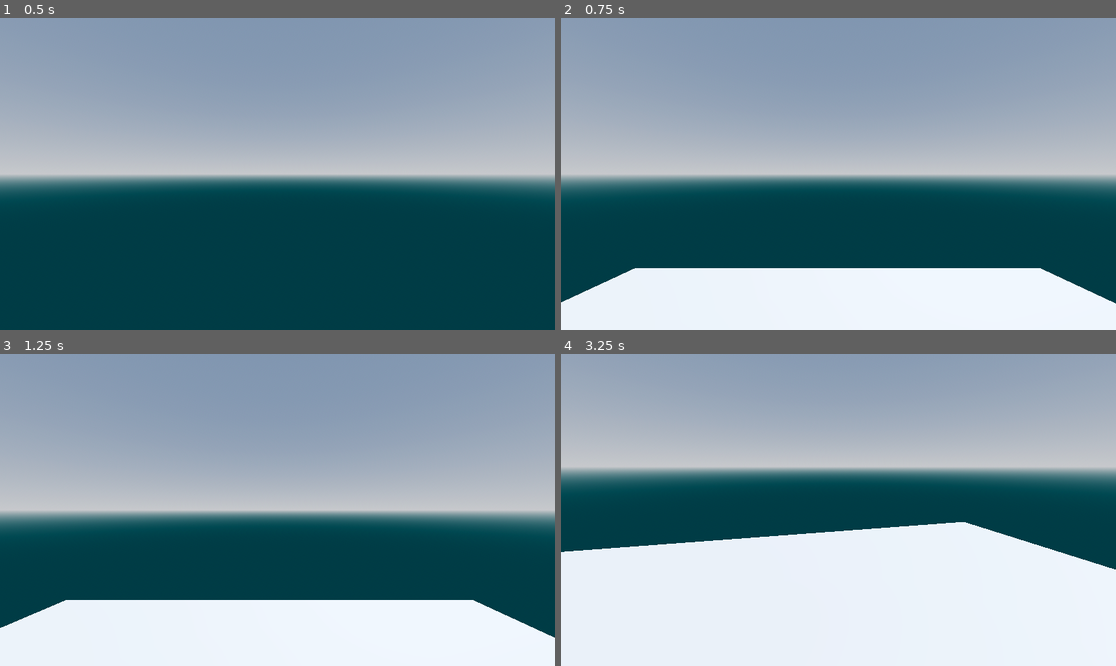
Above: before the commit, frames 1-4 (two rows, left to right).
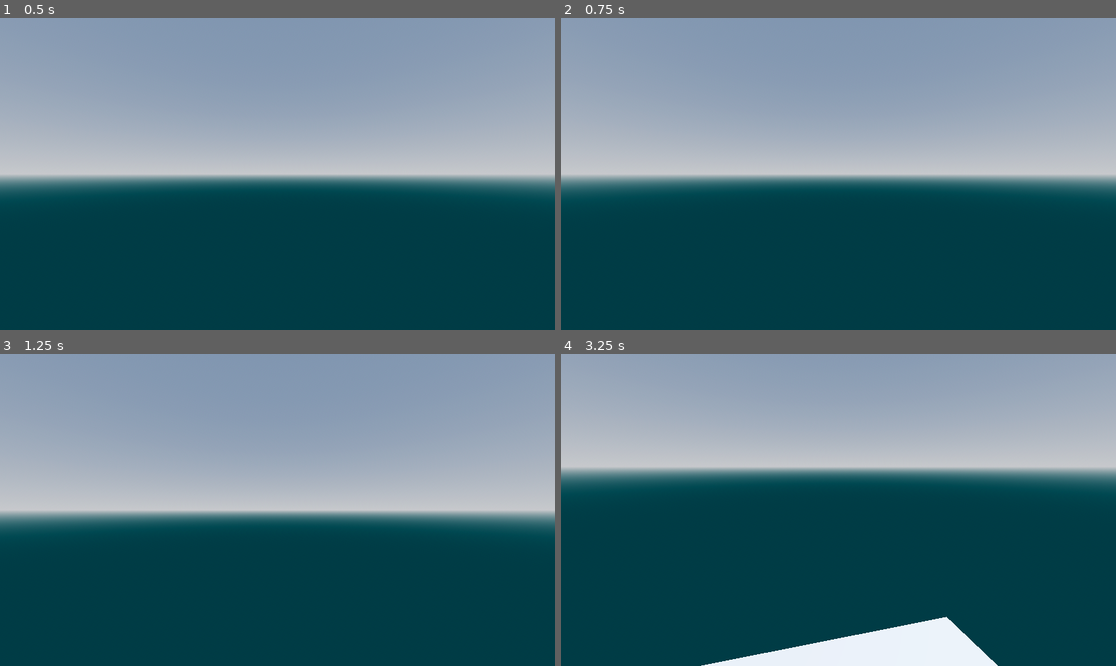
Above: after the commit, the same moments.

Repository: Fripe070/GodotMovementGame
Game: Godot game, scene res://Main.tscn
Same seed, same stepped clock (60 frames per second), same inputs: the game is played once before the commit and once after it.
Inputs (mouse positions are in pixels of both pictures, inside the frame that each line leads up to):
- Up to frame 1 (0.5 s): no input
- Up to frame 2 (0.75 s): tap Enter at 0.5 s; move the mouse to (960, 158) at 0.52 s; hold D (move_right) from 0.53 s (still down); tap Space (jump) at 0.6 s; click (960, 158) at 0.67 s
- Up to frame 3 (1.25 s): keep holding D (move_right); tap Space (jump) at 0.77, 1.07 s
- Up to frame 4 (3.25 s): move the mouse to (810, 510) at 1.27 s; release D (move_right) at 1.28 s; hold W (move_forward) from 1.28 s (still down); tap Space (jump) at 1.35, 1.52, 1.82, 2.1, 2.85, 3.02 s; move the mouse to (849, 503) at 2.02 s; move the mouse to (832, 516) at 2.77 s

Frame 1 is identical in both runs. In frame 2, 18% of the frame differs, in the area x 0-100%, y 80-100%; in frame 3, 20%; in frame 4, 36%, in the area x 0-100%, y 53-100%.

Commit message:
TMP accel rewrite from source isntead of quake3 code

Diff:
--- a/Player.gd
+++ b/Player.gd
@@ -40,6 +40,7 @@
 
 func apply_friction() -> void:
     # https://github.com/id-Software/Quake-III-Arena/blob/dbe4ddb10315479fc00086f08e25d968b4b43c49/code/game/bg_pmove.c#L172-L230
+    # https://github.com/ValveSoftware/source-sdk-2013/blob/0d8dceea4310fde5706b3ce1c70609d72a38efdf/sp/src/game/shared/gamemovement.cpp#L1612-L1679
     if is_on_floor():
         velocity.y = 0
 
@@ -58,68 +59,25 @@
     new_speed /= speed
     velocity *= new_speed
 
-func accelerate(wish_dir: Vector3, wish_speed: float, accel: float) -> void:
-    # https://github.com/id-Software/Quake-III-Arena/blob/dbe4ddb10315479fc00086f08e25d968b4b43c49/code/game/bg_pmove.c#L242-L258
-    var current_speed: float = velocity.dot(wish_dir)
-    var add_speed: float = wish_speed - current_speed
 
-    print("accel: " + str(accel))
-    print("add_speed: " + str(add_speed))
 
+func accelerate(wish_dir: Vector3, wish_speed: float, accel: float):
+    # https://github.com/ValveSoftware/source-sdk-2013/blob/0d8dceea4310fde5706b3ce1c70609d72a38efdf/sp/src/game/shared/gamemovement.cpp#L1822-L1854
+    # This gives cause for a lot of movement tech
+    var current_speed = velocity.dot(wish_dir)
+
+    var add_speed = wish_speed - current_speed
     if add_speed <= 0:
         return
 
-    var accel_speed: float = accel * wish_speed * timedelta
-    print(str(add_speed) + " " + str(accel_speed))
+    const surface_friction = 1
+    var accel_speed = timedelta * accel * wish_speed * surface_friction;
+
     if accel_speed > add_speed:
         accel_speed = add_speed
 
-    velocity += accel_speed * wish_dir
+    velocity += wish_dir * accel_speed
 
-
-func air_move() -> void:
-    # https://github.com/id-Software/Quake-III-Arena/blob/dbe4ddb10315479fc00086f08e25d968b4b43c49/code/game/bg_pmove.c#L601-L658
-    #apply_friction()
-    #print("Jump")
-
-
-    var input_dir = Input.get_vector(&"move_left", &"move_right", &"move_forward", &"move_backward")
-    var move_dir: Vector3 = (transform.basis * Vector3(input_dir.x, 0, input_dir.y)).normalized()
-
-    accelerate(move_dir, 1, air_accelerate)
-
-    # Is this where surfing takes place?
-    # https://github.com/id-Software/Quake-III-Arena/blob/dbe4ddb10315479fc00086f08e25d968b4b43c49/code/game/bg_pmove.c#L639-L645
-    # I prob need to implemenet the contents of PM_StepSlideMove
-    move_and_slide()
-
-func walk_move() -> void:
-    # https://github.com/id-Software/Quake-III-Arena/blob/dbe4ddb10315479fc00086f08e25d968b4b43c49/code/game/bg_pmove.c#L692-L809
-    if wish_jump and is_on_floor():
-        wish_jump = false
-        velocity.y = jump_velocity
-        air_move()
-        return
-
-    apply_friction()
-
-    # FIXME: Scale by moveright and moveforward
-    #var forward = Input.get_action_strength(&"move_forward") - Input.get_action_strength(&"move_backward")
-    #var right = Input.get_action_strength(&"move_right") - Input.get_action_strength(&"move_left")
-
-    var input_dir = Input.get_vector(&"move_left", &"move_right", &"move_forward", &"move_backward")
-    var move_dir: Vector3 = (transform.basis * Vector3(input_dir.x, 0, input_dir.y)).normalized()
-
-    # FIXME: Crouch speed adjust?
-    # https://github.com/id-Software/Quake-III-Arena/blob/dbe4ddb10315479fc00086f08e25d968b4b43c49/code/game/bg_pmove.c#L752-L757
-
-    # FIXME: More sliding shenanigans
-    # https://github.com/id-Software/Quake-III-Arena/blob/dbe4ddb10315479fc00086f08e25d968b4b43c49/code/game/bg_pmove.c#L770-L776
-    # Look out for anything mentioning SURF_SLICK?
-
-    accelerate(move_dir, 1, normal_acceleration)
-
-    move_and_slide()
 
 func _physics_process(delta):
     timedelta = delta
@@ -130,16 +88,13 @@
     elif Input.is_action_just_released(&"jump"):
         wish_jump = false
 
-    # https://github.com/id-Software/Quake-III-Arena/blob/dbe4ddb10315479fc00086f08e25d968b4b43c49/code/game/bg_pmove.c#L1988-L1994
-    #if is_on_floor():
-    if is_on_floor():
-        walk_move()
-    else:
-        air_move()
+    var input_dir = Input.get_vector(&"move_left", &"move_right", &"move_forward", &"move_backward")
+    var move_dir: Vector3 = (transform.basis * Vector3(input_dir.x, 0, input_dir.y)).normalized()
+
+    accelerate(move_dir, 430, normal_acceleration)
 
     if not is_on_floor():
-        velocity.y -= gravity * delta
-
+        velocity.y -= gravity * timedelta
 
 
 func _unhandled_input(event: InputEvent) -> void:
